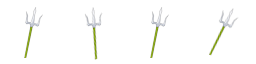
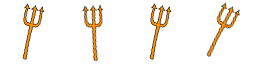
Revision of a layered 256x64 image; what changed, layer by layer:
renamed "Laag 3 kopiëren" to "Kleurtoon/verzadiging 1 kopiëren", moved it above "Kleurtoon/verzadiging 1 kopiëren 3", painted on it over 82, 4, 104, 62
renamed "Laag 3 kopiëren 3" to "Kleurtoon/verzadiging 1 kopiëren 3", painted on it over 206, 2, 241, 58
renamed "Laag 3 kopiëren 2" to "Kleurtoon/verzadiging 1 kopiëren 2", painted on it over 149, 3, 172, 60
renamed "Laag 3" to "Kleurtoon/verzadiging 1", painted on it over 22, 3, 45, 60
